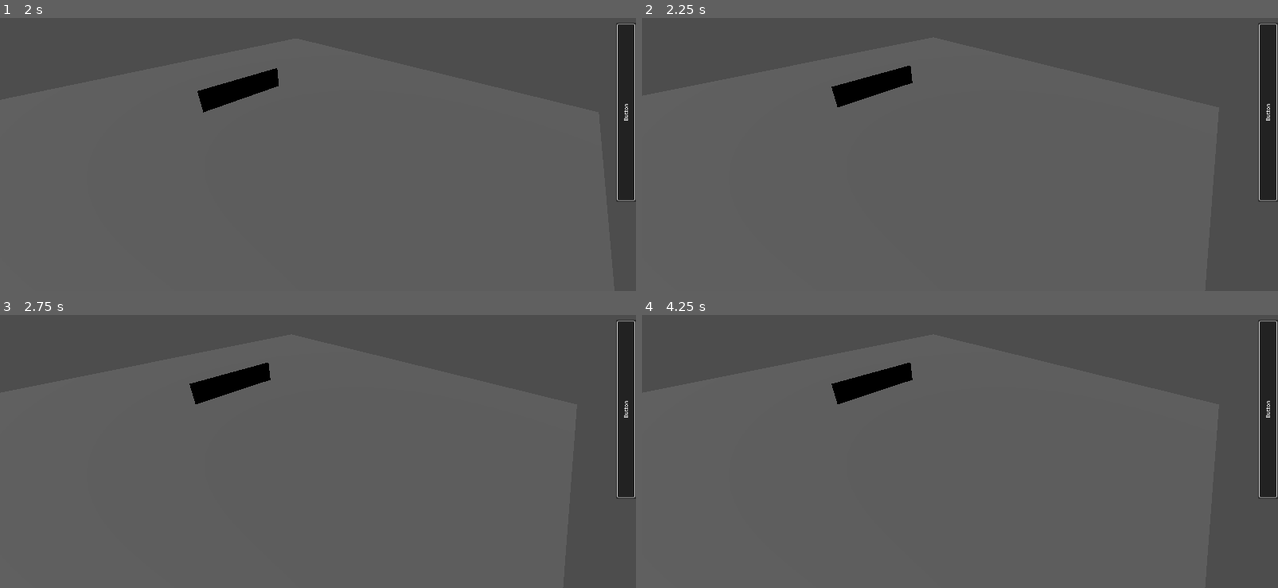
Above: before the commit, frames 1-4 (two rows, left to right).
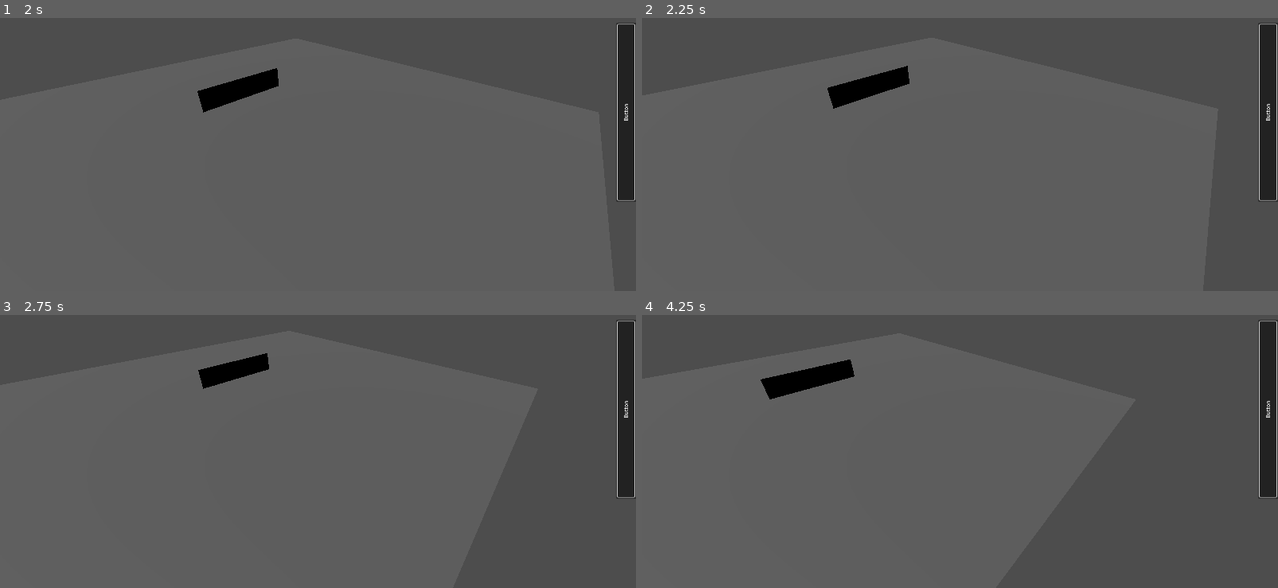
Above: after the commit, the same moments.

Repository: GViper3812/Tomfoolery
Game: Godot game, scene res://root_canvas.tscn
The game is run twice, just before and just after one commit, with the same random seed, the same clock (stepped at 60 frames per second) and the same inputs. This scene is started directly instead of the project's main scene.
Inputs (mouse positions are in pixels of both pictures, inside the frame that each line leads up to):
- Up to frame 1 (2 s): click "Button" at 0.5 s; tap Enter at 1.25 s; move the mouse to (457, 94) at 1.27 s; hold D (Move_Right) from 1.28 s (still down); click (457, 94) at 1.35 s
- Up to frame 2 (2.25 s): move the mouse to (832, 129) at 2.02 s; release D (Move_Right) at 2.03 s; hold S (Move_Back) from 2.03 s (still down); click (832, 129) at 2.1 s
- Up to frame 3 (2.75 s): keep holding S (Move_Back)
- Up to frame 4 (4.25 s): move the mouse to (1023, 331) at 2.77 s; release S (Move_Back) at 2.78 s; hold D (Move_Right) 2.78-3.53 s; click (1023, 331) at 2.85 s; move the mouse to (928, 481) at 3.52 s; hold W (Move_Forward) from 3.53 s (still down); click (928, 481) at 3.6 s

Frame 1 is identical in both runs. In frame 2, 0.1% of the frame differs, in the area x 29-43%, y 17-34%; in frame 3, 1.0%; in frame 4, 1.9%, in the area x 18-43%, y 16-33%.

Commit message:
Setup Building and Unit Identification for Function Accessibility

Diff:
--- a/assets/building/scene/armoury.tscn
+++ b/assets/building/scene/armoury.tscn
@@ -18,7 +18,7 @@
 [node name="col" type="CollisionShape3D" parent="stat"]
 shape = SubResource("ConcavePolygonShape3D_l48mj")
 
-[node name="Area3D" type="Area3D" parent="."]
+[node name="Area3D" type="Area3D" parent="." groups=["building", "infantry", "vehicle"]]
 collision_layer = 2
 collision_mask = 2
 script = ExtResource("2_mj8ki")
--- a/assets/building/scene/heavyemplacement.tscn
+++ b/assets/building/scene/heavyemplacement.tscn
@@ -17,7 +17,7 @@
 [node name="col" type="CollisionShape3D" parent="stat"]
 shape = SubResource("ConcavePolygonShape3D_jclj4")
 
-[node name="Area3D" type="Area3D" parent="."]
+[node name="Area3D" type="Area3D" parent="." groups=["building"]]
 collision_layer = 2
 collision_mask = 2
 script = ExtResource("2_t321c")
--- a/assets/building/scene/hq.tscn
+++ b/assets/building/scene/hq.tscn
@@ -17,7 +17,7 @@
 [node name="col" type="CollisionShape3D" parent="stat"]
 shape = SubResource("ConcavePolygonShape3D_ym2vj")
 
-[node name="Area3D" type="Area3D" parent="."]
+[node name="Area3D" type="Area3D" parent="." groups=["building"]]
 collision_layer = 2
 collision_mask = 2
 script = ExtResource("2_vyyba")
--- a/assets/building/scene/hydrogenpowerplant.tscn
+++ b/assets/building/scene/hydrogenpowerplant.tscn
@@ -17,7 +17,7 @@
 [node name="col" type="CollisionShape3D" parent="stat"]
 shape = SubResource("ConcavePolygonShape3D_icvmf")
 
-[node name="Area3D" type="Area3D" parent="."]
+[node name="Area3D" type="Area3D" parent="." groups=["building"]]
 collision_layer = 2
 collision_mask = 2
 script = ExtResource("2_oorpm")
--- a/assets/building/scene/industrialhall.tscn
+++ b/assets/building/scene/industrialhall.tscn
@@ -17,7 +17,7 @@
 [node name="col" type="CollisionShape3D" parent="stat"]
 shape = SubResource("ConcavePolygonShape3D_0nypw")
 
-[node name="Area3D" type="Area3D" parent="."]
+[node name="Area3D" type="Area3D" parent="." groups=["building"]]
 collision_layer = 2
 collision_mask = 2
 script = ExtResource("2_xettj")
--- a/assets/building/scene/landingpad.tscn
+++ b/assets/building/scene/landingpad.tscn
@@ -17,7 +17,7 @@
 [node name="col" type="CollisionShape3D" parent="stat"]
 shape = SubResource("ConcavePolygonShape3D_5yck6")
 
-[node name="Area3D" type="Area3D" parent="."]
+[node name="Area3D" type="Area3D" parent="." groups=["building"]]
 collision_layer = 2
 collision_mask = 2
 script = ExtResource("2_45v3p")
--- a/assets/building/scene/logisticalhub.tscn
+++ b/assets/building/scene/logisticalhub.tscn
@@ -17,7 +17,7 @@
 [node name="col" type="CollisionShape3D" parent="stat"]
 shape = SubResource("ConcavePolygonShape3D_gtfkd")
 
-[node name="Area3D" type="Area3D" parent="."]
+[node name="Area3D" type="Area3D" parent="." groups=["building"]]
 collision_layer = 2
 collision_mask = 2
 script = ExtResource("2_dowt2")
--- a/assets/building/scene/medicalunit.tscn
+++ b/assets/building/scene/medicalunit.tscn
@@ -17,7 +17,7 @@
 [node name="col" type="CollisionShape3D" parent="stat"]
 shape = SubResource("ConcavePolygonShape3D_y50hs")
 
-[node name="Area3D" type="Area3D" parent="."]
+[node name="Area3D" type="Area3D" parent="." groups=["building"]]
 collision_layer = 2
 collision_mask = 2
 script = ExtResource("2_jbxw3")
--- a/assets/building/scene/minefield.tscn
+++ b/assets/building/scene/minefield.tscn
@@ -17,7 +17,7 @@
 [node name="col" type="CollisionShape3D" parent="stat"]
 shape = SubResource("ConcavePolygonShape3D_k8ulc")
 
-[node name="Area3D" type="Area3D" parent="."]
+[node name="Area3D" type="Area3D" parent="." groups=["building"]]
 collision_layer = 2
 collision_mask = 2
 script = ExtResource("2_nu8r8")
--- a/assets/building/scene/nuclearbattery.tscn
+++ b/assets/building/scene/nuclearbattery.tscn
@@ -18,7 +18,7 @@
 [node name="col" type="CollisionShape3D" parent="stat"]
 shape = SubResource("ConcavePolygonShape3D_qql8a")
 
-[node name="Area3D" type="Area3D" parent="."]
+[node name="Area3D" type="Area3D" parent="." groups=["building"]]
 collision_layer = 2
 collision_mask = 2
 script = ExtResource("2_ynf82")
--- a/assets/building/scene/orbitalcommunicationrelay.tscn
+++ b/assets/building/scene/orbitalcommunicationrelay.tscn
@@ -17,7 +17,7 @@
 [node name="col" type="CollisionShape3D" parent="stat"]
 shape = SubResource("ConcavePolygonShape3D_w6fwp")
 
-[node name="Area3D" type="Area3D" parent="."]
+[node name="Area3D" type="Area3D" parent="." groups=["building"]]
 collision_layer = 2
 collision_mask = 2
 script = ExtResource("2_5yybr")
--- a/assets/scripts/select_manager.gd
+++ b/assets/scripts/select_manager.gd
@@ -12,3 +12,11 @@
 
 		if area != null:
 			print(area)
+			if area.is_in_group("building"):
+				print("building")
+			elif area.is_in_group("infantry"):
+				print("infantry")
+			elif area.is_in_group("vehicle"):
+				print("vehicle")
+			else:
+				return
--- a/main_scene.tscn
+++ b/main_scene.tscn
@@ -1,7 +1,7 @@
 [gd_scene load_steps=14 format=3 uid="uid://d3yx6al2k3um5"]
 
 [ext_resource type="Script" uid="uid://bjy1atkg7oebe" path="res://assets/scripts/movement.gd" id="1_o1tqw"]
-[ext_resource type="PackedScene" uid="uid://byyk1a1grgcv2" path="res://Player/hud.tscn" id="2_eoku1"]
+[ext_resource type="PackedScene" uid="uid://byyk1a1grgcv2" path="res://assets/hud/hud.tscn" id="2_eoku1"]
 [ext_resource type="Script" uid="uid://g87mlfguaeq6" path="res://assets/scripts/build_manager.gd" id="3_855mp"]
 [ext_resource type="Script" uid="uid://udxkaq3qfjce" path="res://assets/scripts/resource_manager.gd" id="4_75q7d"]
 [ext_resource type="Script" uid="uid://c5bwai6kgn1c2" path="res://assets/scripts/cam_control.gd" id="5_jka67"]
--- a/node_3d.tscn
+++ /dev/null
@@ -1,92 +0,0 @@
-[gd_scene load_steps=14 format=3 uid="uid://d3yx6al2k3um5"]
-
-[ext_resource type="Script" uid="uid://bjy1atkg7oebe" path="res://assets/scripts/movement.gd" id="1_o1tqw"]
-[ext_resource type="PackedScene" uid="uid://byyk1a1grgcv2" path="res://Player/hud.tscn" id="2_eoku1"]
-[ext_resource type="Script" uid="uid://g87mlfguaeq6" path="res://assets/scripts/build_manager.gd" id="3_855mp"]
-[ext_resource type="Script" uid="uid://udxkaq3qfjce" path="res://assets/scripts/resource_manager.gd" id="4_75q7d"]
-[ext_resource type="Script" uid="uid://c5bwai6kgn1c2" path="res://assets/scripts/cam_control.gd" id="5_jka67"]
-[ext_resource type="Script" uid="uid://bxmqnov0o5684" path="res://assets/scripts/player_manager.gd" id="6_i5arm"]
-[ext_resource type="Script" uid="uid://chql2lmkgffde" path="res://assets/scripts/select_manager.gd" id="7_wc5p8"]
-
-[sub_resource type="CapsuleMesh" id="CapsuleMesh_qxy4w"]
-
-[sub_resource type="BoxShape3D" id="BoxShape3D_i5arm"]
-size = Vector3(0.6, 0.6, 0.6)
-
-[sub_resource type="BoxShape3D" id="BoxShape3D_s1lyr"]
-size = Vector3(0.1, 1, 4)
-
-[sub_resource type="QuadMesh" id="QuadMesh_7haat"]
-size = Vector2(2, 1)
-orientation = 0
-
-[sub_resource type="PlaneMesh" id="PlaneMesh_wc5p8"]
-
-[sub_resource type="ConcavePolygonShape3D" id="ConcavePolygonShape3D_wc5p8"]
-data = PackedVector3Array(1, 0, 1, -1, 0, 1, 1, 0, -1, -1, 0, 1, -1, 0, -1, 1, 0, -1)
-
-[node name="rootGrid" type="GridMap"]
-cell_size = Vector3(0.5, 0.5, 0.5)
-metadata/_editor_floor_ = Vector3(0, 0, 0)
-
-[node name="DirectionalLight3D" type="DirectionalLight3D" parent="."]
-transform = Transform3D(1, 0, 0, 0, 0.926213, 0.377, 0, -0.377, 0.926213, 0, 1.24604, 1.55185)
-
-[node name="Player1" type="CharacterBody3D" parent="."]
-script = ExtResource("1_o1tqw")
-
-[node name="mesh" type="MeshInstance3D" parent="Player1"]
-transform = Transform3D(0.1, 0, 0, 0, 0.1, 0, 0, 0, 0.1, 0, 0.3, 0)
-visible = false
-mesh = SubResource("CapsuleMesh_qxy4w")
-
-[node name="col1" type="CollisionShape3D" parent="Player1"]
-shape = SubResource("BoxShape3D_i5arm")
-
-[node name="Cam" type="Camera3D" parent="Player1"]
-transform = Transform3D(1, 0, 0, 0, 1, 0, 0, 0, 1, 0, 0.3, 0.762021)
-current = true
-
-[node name="Player1HUD" type="CanvasLayer" parent="Player1"]
-
-[node name="HUD" parent="Player1/Player1HUD" instance=ExtResource("2_eoku1")]
-metadata/_edit_use_anchors_ = true
-
-[node name="Timer" type="Timer" parent="Player1"]
-
-[node name="cam_control" type="Node3D" parent="Player1"]
-script = ExtResource("5_jka67")
-
-[node name="build_manager" type="Node" parent="Player1"]
-script = ExtResource("3_855mp")
-
-[node name="resource_manager" type="Node" parent="Player1"]
-script = ExtResource("4_75q7d")
-
-[node name="player_manager" type="Node" parent="Player1"]
-script = ExtResource("6_i5arm")
-
-[node name="select_manager" type="Node" parent="Player1"]
-script = ExtResource("7_wc5p8")
-
-[node name="StaticBody3D2" type="StaticBody3D" parent="."]
-
-[node name="CollisionShape3D" type="CollisionShape3D" parent="StaticBody3D2"]
-transform = Transform3D(1, 0, 0, 0, 1, 0, 0, 0, 1, -2, 0.5, 0.0085454)
-shape = SubResource("BoxShape3D_s1lyr")
-
-[node name="Walls" type="MeshInstance3D" parent="StaticBody3D2"]
-transform = Transform3D(1, 0, 0, 0, 1, 0, 0, 0, 2, -2, 0.5, 0.0085454)
-mesh = SubResource("QuadMesh_7haat")
-skeleton = NodePath("")
-
-[node name="MeshInstance3D" type="MeshInstance3D" parent="."]
-transform = Transform3D(10, 0, 0, 0, 1, 0, 0, 0, 10, 0, 0, 0)
-mesh = SubResource("PlaneMesh_wc5p8")
-
-[node name="StaticBody3D" type="StaticBody3D" parent="MeshInstance3D"]
-
-[node name="CollisionShape3D" type="CollisionShape3D" parent="MeshInstance3D/StaticBody3D"]
-shape = SubResource("ConcavePolygonShape3D_wc5p8")
-
-[connection signal="timeout" from="Player1/Timer" to="Player1/Player1HUD/HUD" method="_on_timer_timeout"]
--- a/project.godot
+++ b/project.godot
@@ -22,6 +22,12 @@
 window/size/mode=3
 window/size/initial_position_type=0
 window/size/resizable=false
+
+[global_group]
+
+building=""
+infantry=""
+vehicle=""
 
 [input]
 
Renamed: Player/hud.tscn -> assets/hud/hud.tscn
